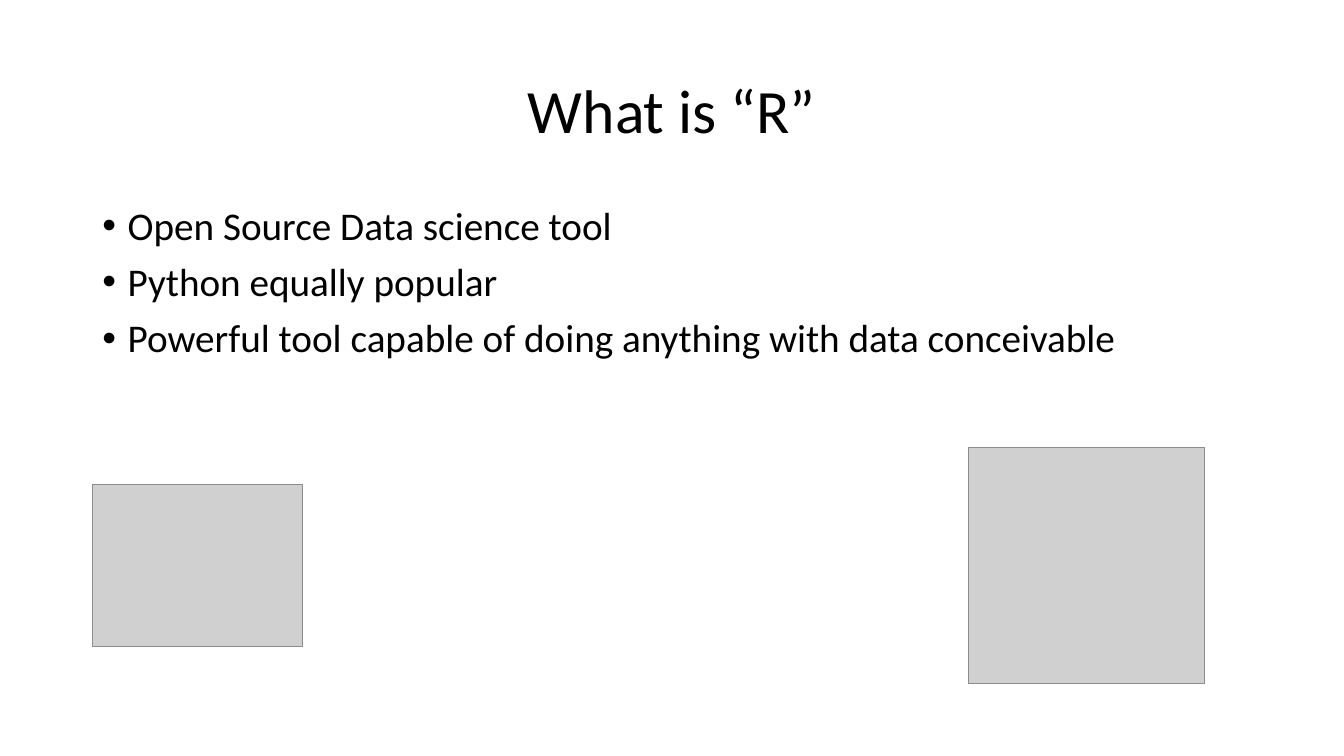
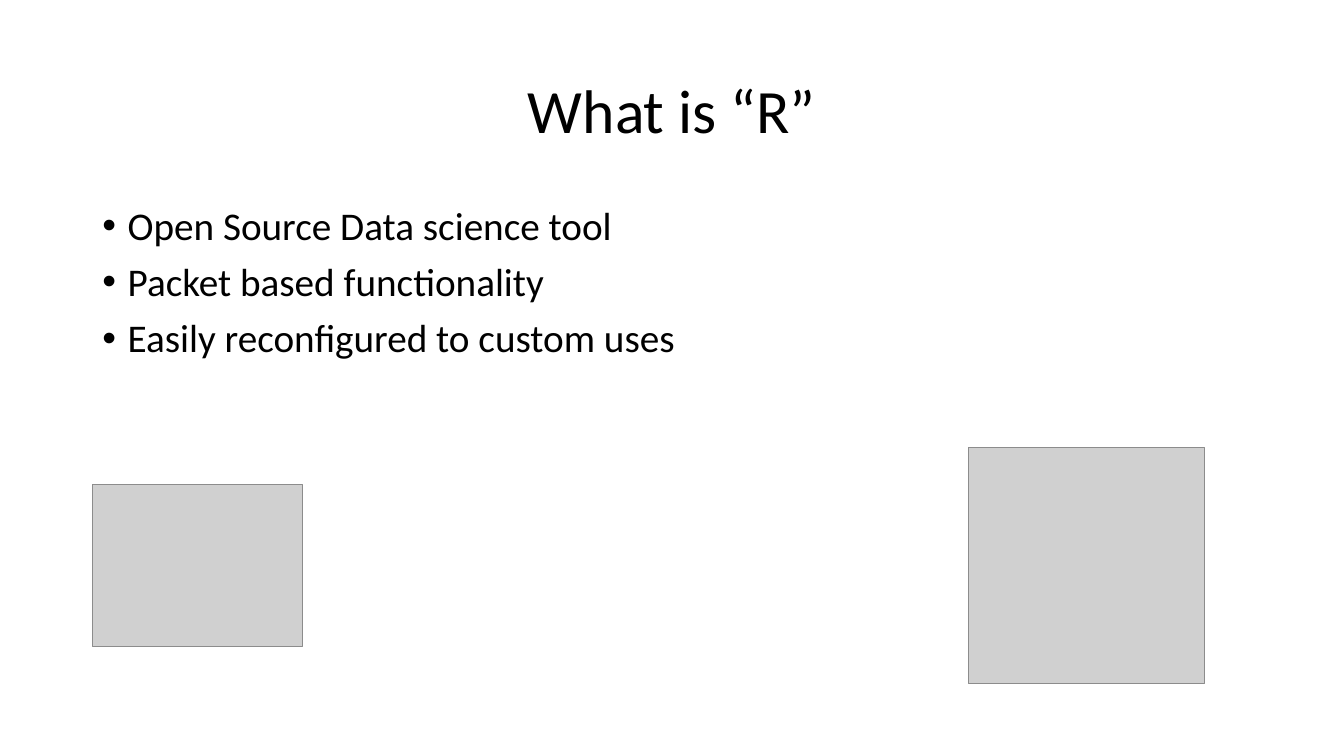
Before and after one commit to bdh5029/Rprojects, a slide deck: slide 3 of VisualizingR.pptx. Drawn at 1344x756 pixels with LibreOffice and Linux fonts; fonts in the diff are those of the drawing; grey boxes stand for pictures. Boxes give left, top, right and bottom in pixels: in the first picture for what was removed or moved away, otherwise in the second. Text is boxed around its words. In the diff, an @@ line names an element or a change of style, - is before the commit and + after.

```diff
--- a/VisualizingR.pptx
+++ b/VisualizingR.pptx
@@ text at (128,268,675,359): text changed @@
-• Python equally popular
-• Powerful tool capable of doing anything with data conceivable
+• Packet based functionality
+• Easily reconfigured to custom uses
```
Also in this commit, not shown: 2 other slides changed.
